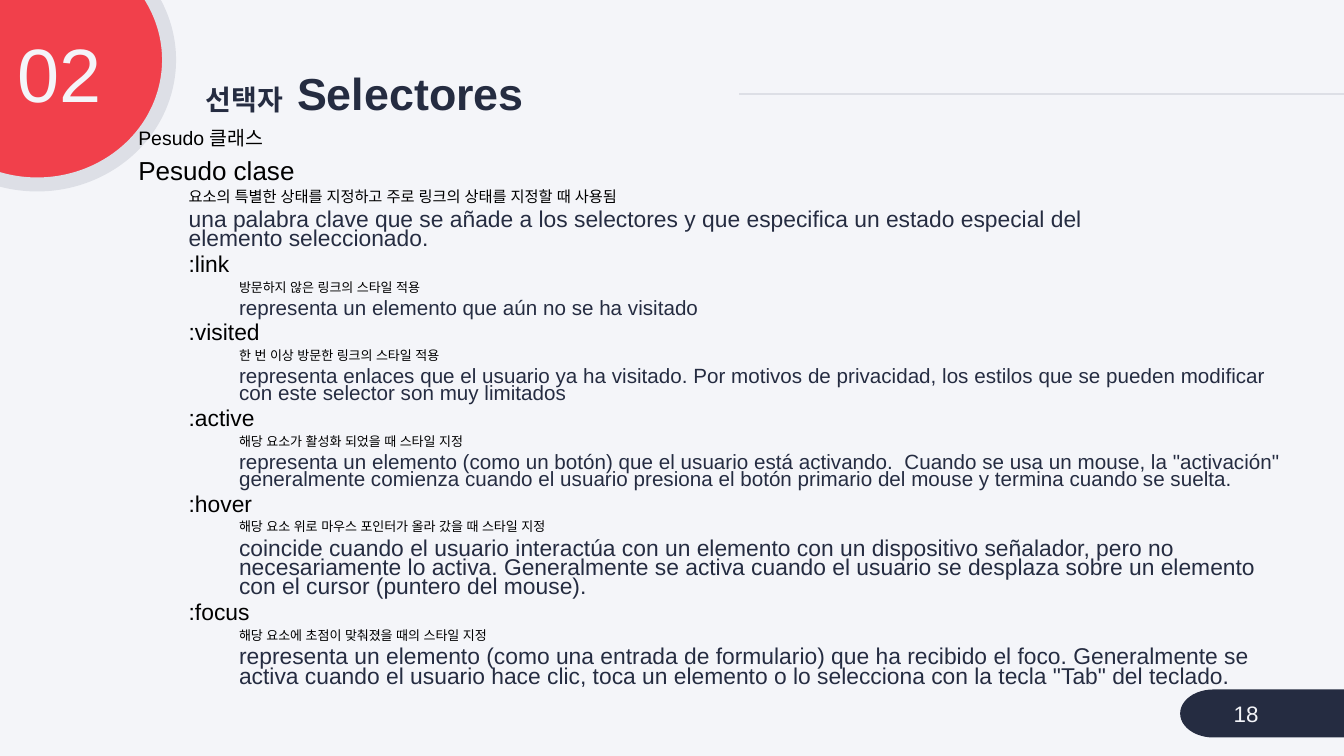
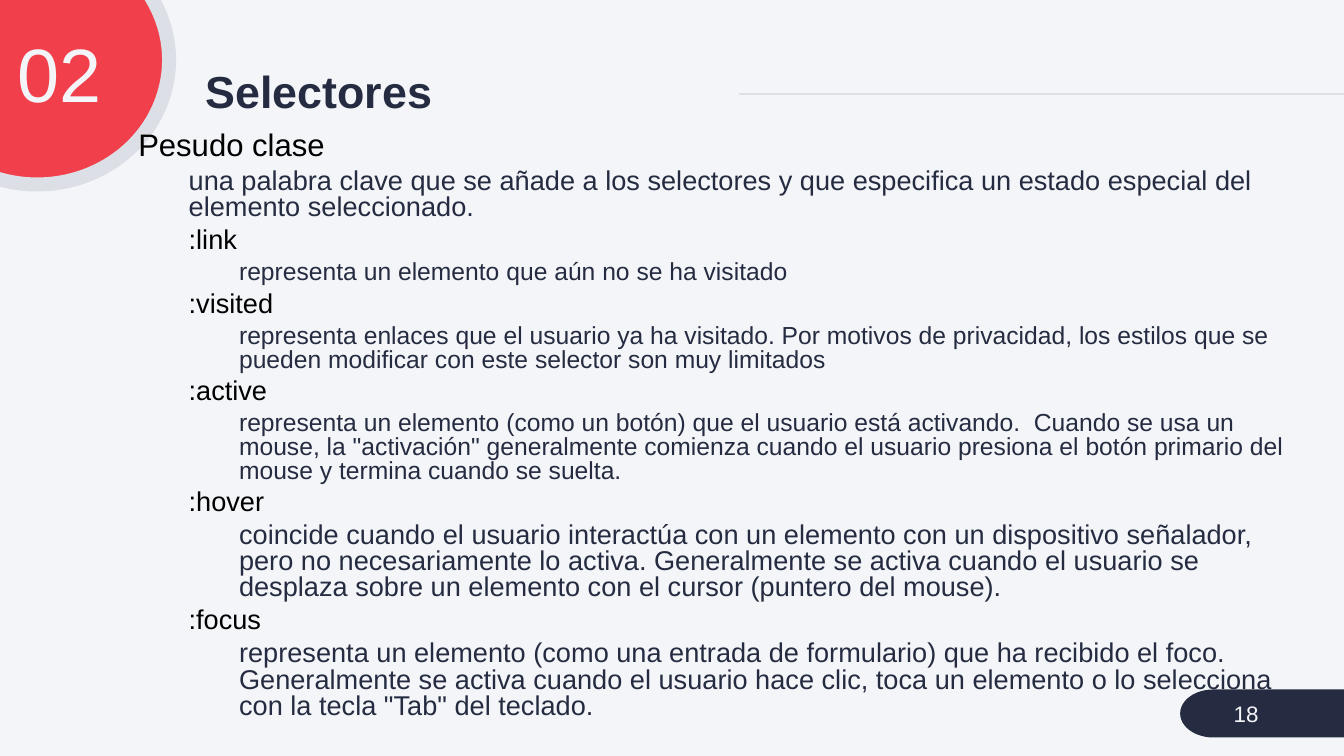
Before and after one commit to cialafamilia/practica, a slide deck: slide 18 of ppt/1908 CSS.pptx. Drawn at 1344x756 pixels with LibreOffice and Linux fonts; fonts in the diff are those of the drawing. Boxes give left, top, right and bottom in pixels: in the first picture for what was removed or moved away, otherwise in the second. Text is boxed around its words. In the diff, an @@ line names an element or a change of style, - is before the commit and + after.

```diff
--- a/ppt/1908 CSS.pptx
+++ b/ppt/1908 CSS.pptx
@@ title at (x1=206, y1=75, x2=432, y2=109): text changed @@
-선택자 Selectores
+Selectores
@@ text "Pesudo clase" at (x1=138, y1=133, x2=1283, y2=716): size 18.6 to 22.2 pt in "Pesudo clase"; size 16.3 to 19.4 pt in "una palabra clave que se añade a ...", ":link", ":visited", ":active" and 4 more places; size 14.7 to 17.6 pt in "representa un elemento que aún no se ...", "representa enlaces que el usuario ya ha ...", "representa un elemento (como un botón) que ..."; line spacing 0.7 to 0.8 @@
@@ text at (x1=138, y1=129, x2=264, y2=147): paragraph removed @@
-Pesudo 클래스
@@ text at (x1=189, y1=189, x2=617, y2=204): paragraph removed @@
-  요소의 특별한 상태를 지정하고 주로 링크의 상태를 지정할 때 사용됨
@@ text at (x1=239, y1=281, x2=420, y2=293): paragraph removed @@
-    방문하지 않은 링크의 스타일 적용
@@ text at (x1=239, y1=349, x2=439, y2=361): paragraph removed @@
-    한 번 이상 방문한 링크의 스타일 적용
@@ text at (x1=239, y1=435, x2=463, y2=447): paragraph removed @@
-    해당 요소가 활성화 되었을 때 스타일 지정
@@ text at (x1=239, y1=520, x2=545, y2=532): paragraph removed @@
-    해당 요소 위로 마우스 포인터가 올라 갔을 때 스타일 지정
@@ text at (x1=239, y1=629, x2=487, y2=641): paragraph removed @@
-    해당 요소에 초점이 맞춰졌을 때의 스타일 지정
```
Also in this commit, not shown: 21 other slides changed, 5 other files.
